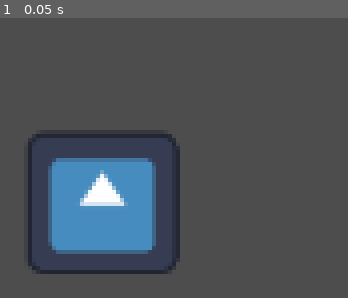
Above: before the commit, frame 1.
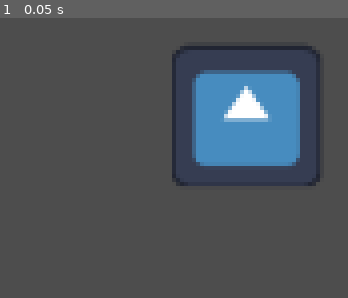
Above: after the commit, the same moment.

Repository: dimcoord/agato
Game: Godot game, scene res://Scenes/Drag-n-drop.tscn
The game is run twice, just before and just after one commit, with the same random seed, the same clock (stepped at 60 frames per second) and the same inputs. The project has no main scene, so this scene is started directly. The engine's default icon, where the game draws it, is replaced by a stand-in: a white triangle on a blue panel in a dark square.
Inputs:
- Up to frame 1 (0.05 s): no input

The runs differ from the first frame. In frame 1, 26% of the frame differs, in the area x 8-92%, y 10-92%.

Commit message:
Changing size of dragged object

Diff:
--- a/Scenes/Drag-n-drop.tscn
+++ b/Scenes/Drag-n-drop.tscn
@@ -1,15 +1,15 @@
 [gd_scene load_steps=3 format=3 uid="uid://d5nxoqaf30li"]
 
-[ext_resource type="Texture2D" uid="uid://dpu6x67d6xikk" path="res://icon.svg" id="1_5rn16"]
-[ext_resource type="Script" uid="uid://dhycs85ymiuyk" path="res://object.gd" id="2_kcmcw"]
+[ext_resource type="Texture2D" uid="uid://bty2ry2btayro" path="res://icon.svg" id="1_5rn16"]
+[ext_resource type="Script" uid="uid://loditohstimx" path="res://Scripts/object.gd" id="2_vbi8b"]
 
 [node name="DragNDrop" type="Node2D"]
 
 [node name="Object" type="Sprite2D" parent="."]
-position = Vector2(503.375, 296.50003)
+position = Vector2(561, 262.00003)
 scale = Vector2(0.47460935, 0.4453129)
 texture = ExtResource("1_5rn16")
-script = ExtResource("2_kcmcw")
+script = ExtResource("2_vbi8b")
 metadata/_edit_group_ = true
 
 [node name="Button" type="Button" parent="Object"]
--- /dev/null
+++ b/Scenes/object.gd
@@ -0,0 +1,11 @@
+extends Sprite2D
+
+
+# Called when the node enters the scene tree for the first time.
+func _ready() -> void:
+	pass # Replace with function body.
+
+
+# Called every frame. 'delta' is the elapsed time since the previous frame.
+func _process(delta: float) -> void:
+	pass
Not shown, added: Scenes/object.gd.uid
Not shown, added: Scripts/Monodialog/md_area_trigger.gd.uid
Not shown, added: Scripts/Monodialog/md_button_trigger.gd.uid
Not shown, added: Scripts/Monodialog/md_event_trigger.gd.uid
Not shown, added: Scripts/Monodialog/monodialog.gd.uid
Not shown, added: Scripts/Monodialog/monodialog_manager.gd.uid
Not shown, added: Scripts/Monodialog/monodialog_scene.gd.uid
